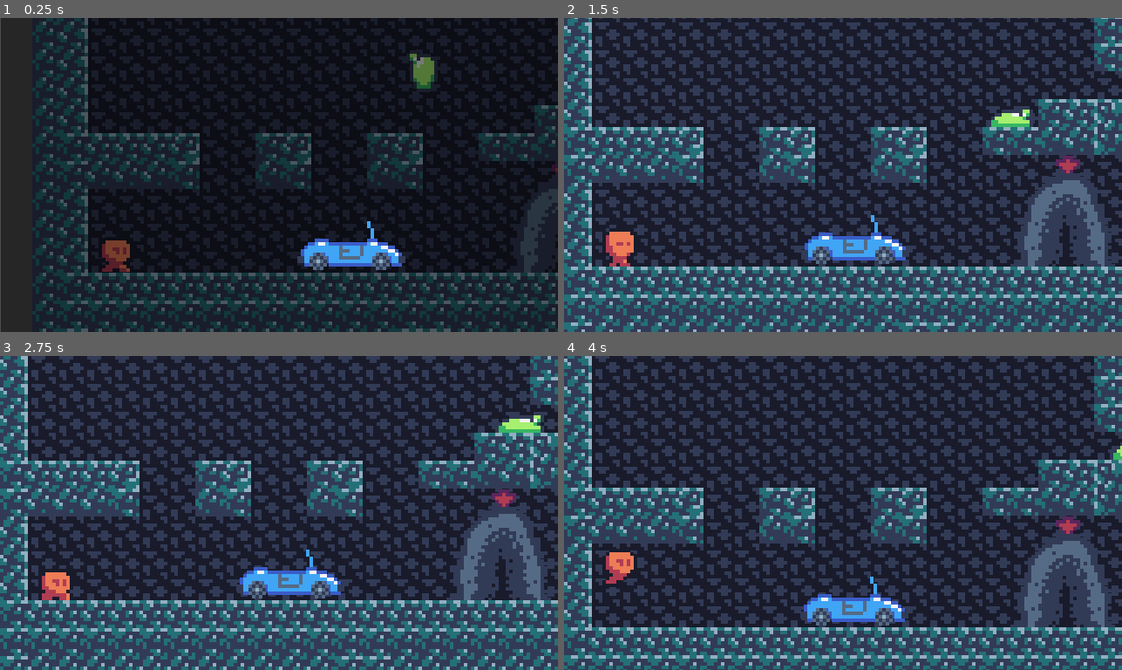
Above: before the commit, frames 1-4 (two rows, left to right).
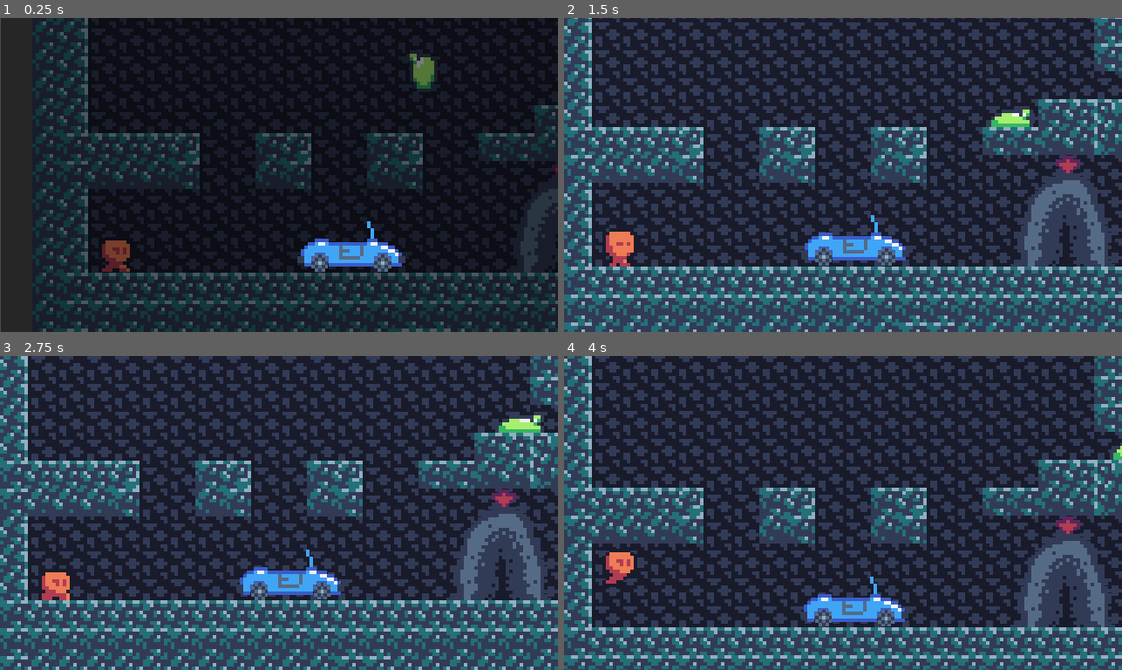
Above: after the commit, the same moments.

Repository: Apop85/Games
Game: Godot game, scene res://Scenes/game.tscn
The game is run twice, just before and just after one commit, with the same random seed, the same clock (stepped at 60 frames per second) and the same inputs.
Inputs:
- Up to frame 1 (0.25 s): no input
- Up to frame 2 (1.5 s): tap W (jump) at 0.77 s
- Up to frame 3 (2.75 s): tap W (jump) at 1.52 s
- Up to frame 4 (4 s): tap W (jump) at 3.02, 3.77 s

The runs differ from the first frame. In frame 1, 0.2% of the frame differs, in the area x 55-71%, y 74-81%; in frame 2, 0.2%, in the area x 44-60%, y 72-79%; in frame 3, 0.2%; in frame 4, 0.2%.

Commit message:
Update Car.tscn

Diff:
--- a/GoDot/First_Try/Scenes/Car.tscn
+++ b/GoDot/First_Try/Scenes/Car.tscn
@@ -66,12 +66,14 @@
 #	Remove player element from parent
 	player.get_parent().remove_child(player)
 #	Add player as child of car
-	car_container.add_child(player)
+	add_child(player)
+#	Set z index of car
+	car_container.set_z_index(1)
 #	Freeze player animation
 	player.freeze = true
 	is_in = true
 #	Adjust player position in car
-	player.position = Vector2(0,-4)
+	player.position = Vector2(0,-12)
 "
 
 [sub_resource type="RectangleShape2D" id=2]
@@ -106,13 +108,13 @@
 region_rect = Rect2( 11, 14, 16, 9 )
 
 [node name="wheel1" type="Sprite" parent="car_container"]
-position = Vector2( 9.723, -1 )
+position = Vector2( 9.9, -1 )
 texture = ExtResource( 1 )
 region_enabled = true
-region_rect = Rect2( 1, 15, 5, 5 )
+region_rect = Rect2( 0.54, 14.5, 5.4, 5.91 )
 
 [node name="wheel2" type="Sprite" parent="car_container"]
-position = Vector2( -8.277, -1 )
+position = Vector2( -8.1, -1 )
 texture = ExtResource( 1 )
 region_enabled = true
-region_rect = Rect2( 1, 15, 5, 5 )
+region_rect = Rect2( 0.5, 13.5623, 5.268, 6.43773 )
